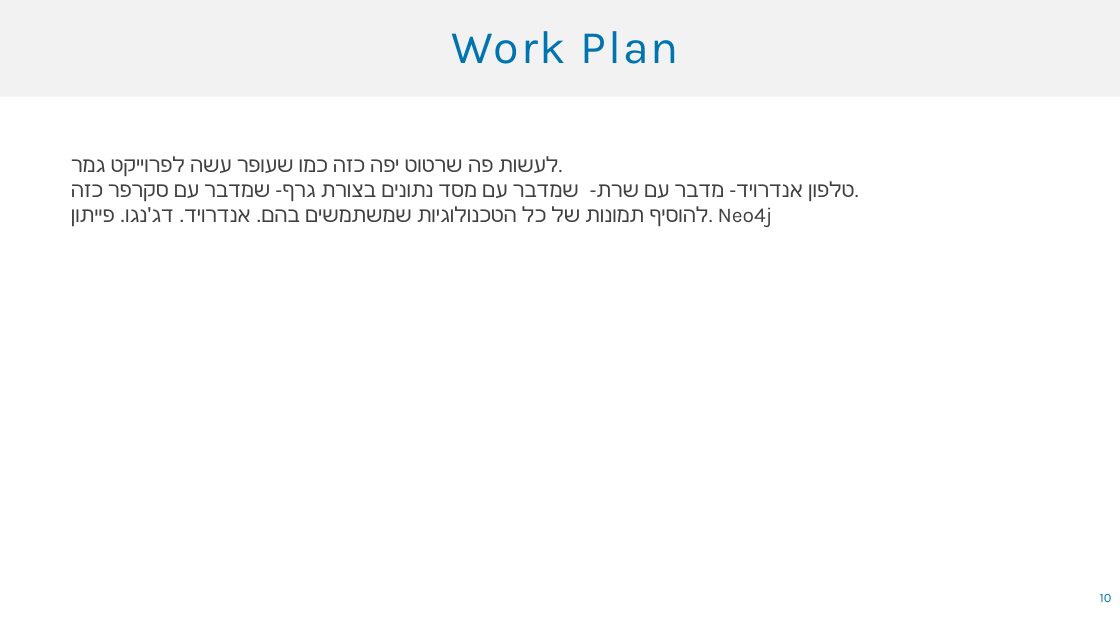
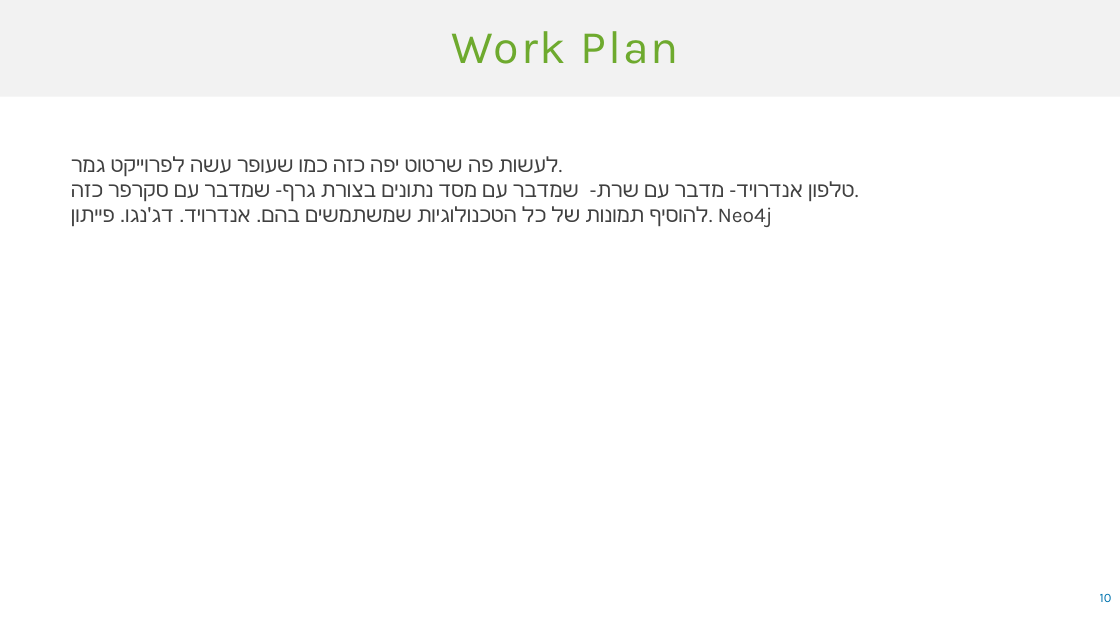
Before and after one commit to idantavor/PoliticalCrowd, a slide deck: slide 10 of CrowdPresentation.pptx. Drawn at 1120x630 pixels with LibreOffice and Linux fonts; fonts in the diff are those of the drawing. Boxes give left, top, right and bottom in pixels: in the first picture for what was removed or moved away, otherwise in the second. Text is boxed around its words. In the diff, an @@ line names an element or a change of style, - is before the commit and + after.

```diff
--- a/CrowdPresentation.pptx
+++ b/CrowdPresentation.pptx
@@ title "Work Plan" at (0,0,1120,97): text colour #0074AF to #6EAA2E @@
```
Also in this commit, not shown: 5 other slides changed, 1 slide added.
